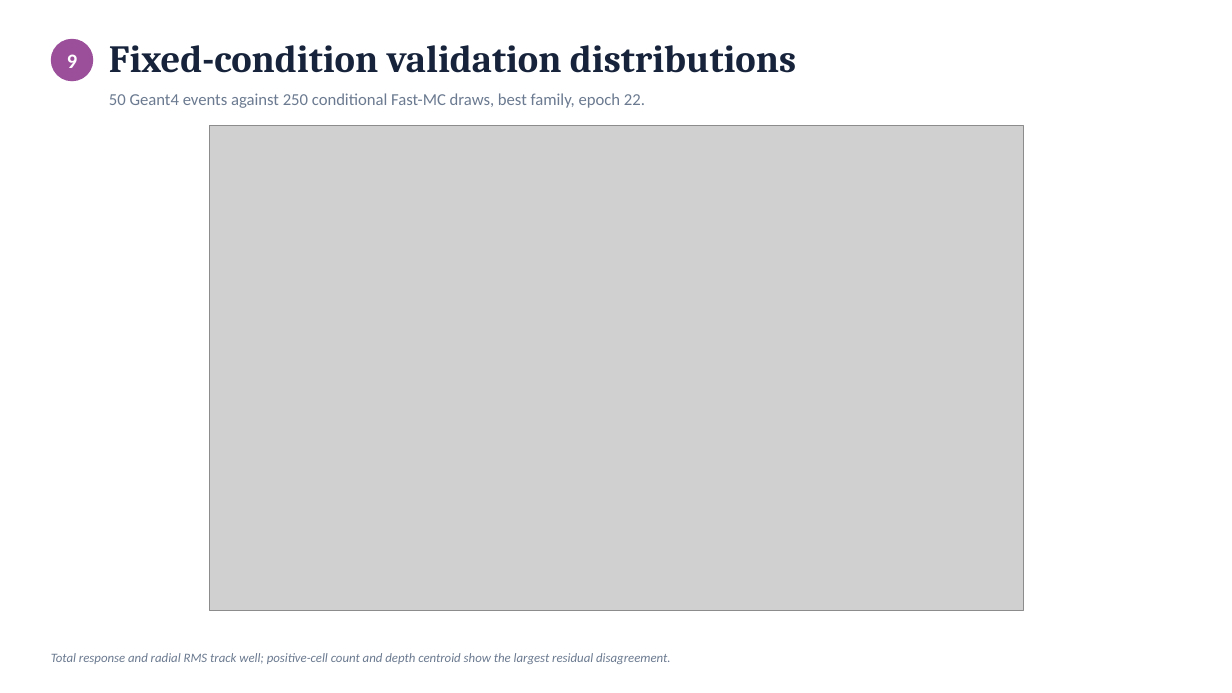
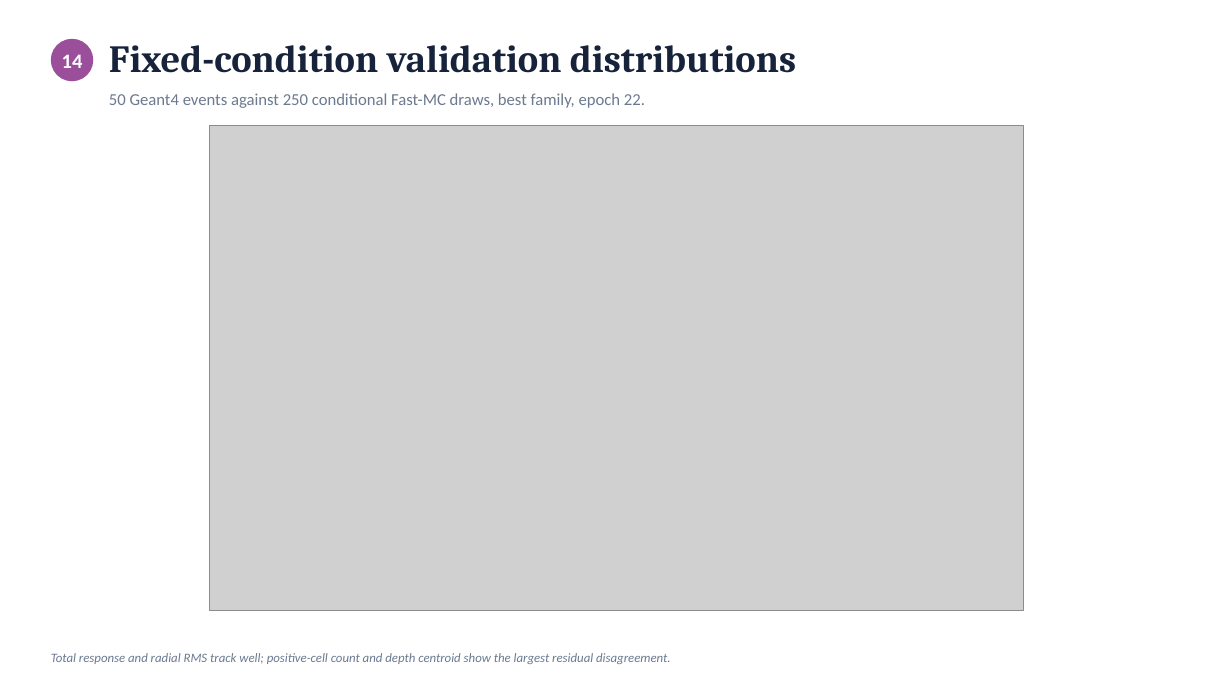
Before and after one commit to JulianAttemptsCoding/Fast-MC-CBSC, a slide deck: slide 15 of exhibition/current/presentations/CBSC_ZDC_status_update_20260805.pptx (slide 10 before the commit). Drawn at 1232x693 pixels with LibreOffice and Linux fonts; fonts in the diff are those of the drawing; grey boxes stand for pictures. Boxes give left, top, right and bottom in pixels: in the first picture for what was removed or moved away, otherwise in the second. Text is boxed around its words. In the diff, an @@ line names an element or a change of style, - is before the commit and + after.

```diff
--- a/exhibition/current/presentations/CBSC_ZDC_status_update_20260805.pptx
+++ b/exhibition/current/presentations/CBSC_ZDC_status_update_20260805.pptx
@@ text at [62,54,83,68]: text changed @@
-9
+14
```
Also in this commit, not shown: 3 other slides changed, 5 slides added, 5 other files.
